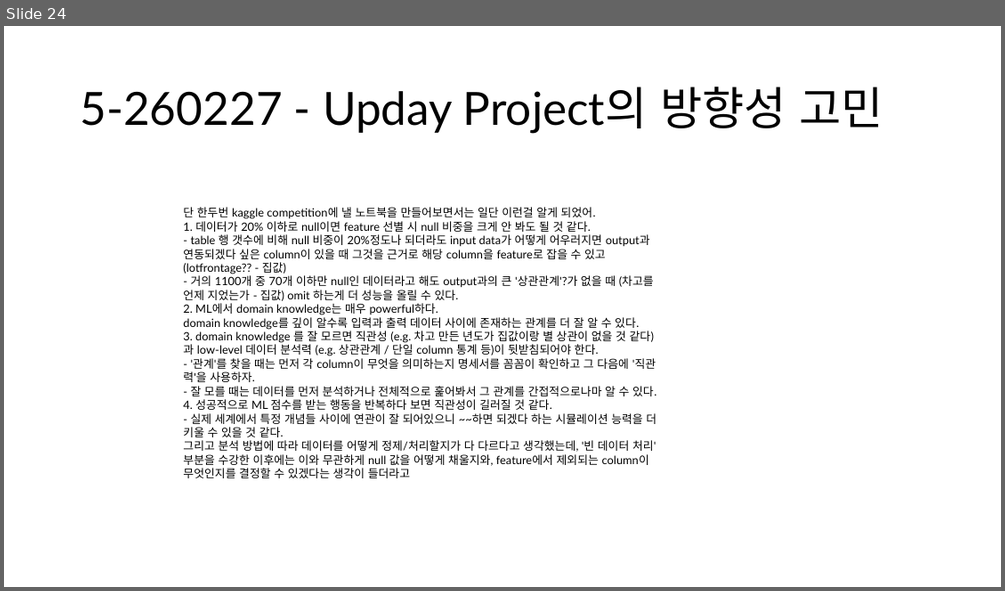
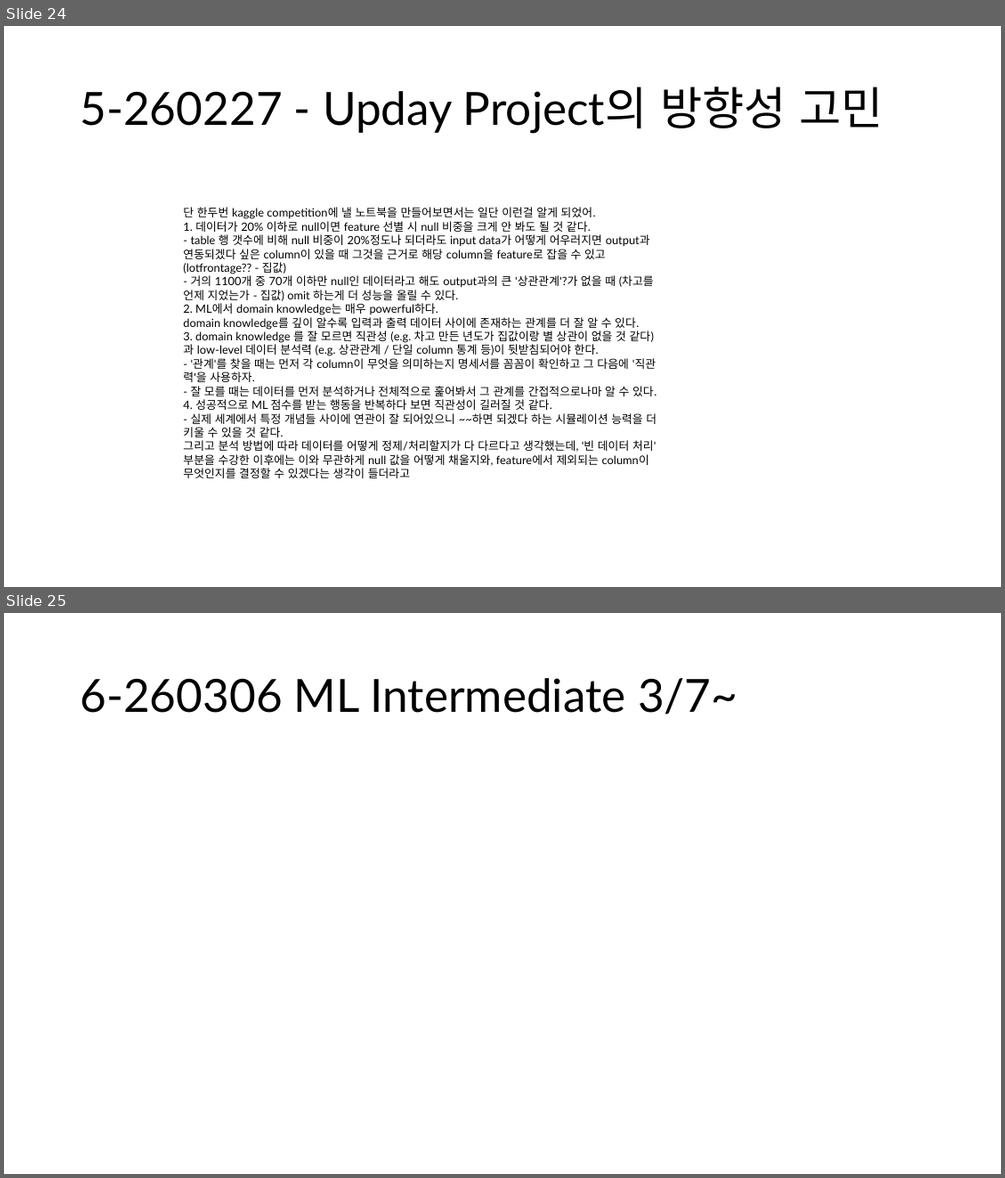
Before and after one commit to calculus0129/kaggle0, a slide deck: Kaggle!.pptx. Shown one above the other, each under a label of ours: slide 24 before the commit, slides 24 and 25 after it. The pictures are 1005x591 and 1005x1178 pixels, drawn with LibreOffice and Linux fonts; fonts in the diff are those of the drawing. Boxes give left, top, right and bottom in pixels: in the first picture for what was removed or moved away, otherwise in the second. Text is boxed around its words. In the diff, an @@ line names an element or a change of style, - is before the commit and + after.

```diff
--- a/Kaggle!.pptx
+++ b/Kaggle!.pptx
@@ slide 25 added at [4,613,1001,1174], background #FFFFFF @@
@@ title added at [80,678,738,714], 44 pt, text #000000 @@
+6-260306 ML Intermediate 3/7~
```
Also in this commit, not shown: 8 other slides added, 2 slides removed, 1 other file.
